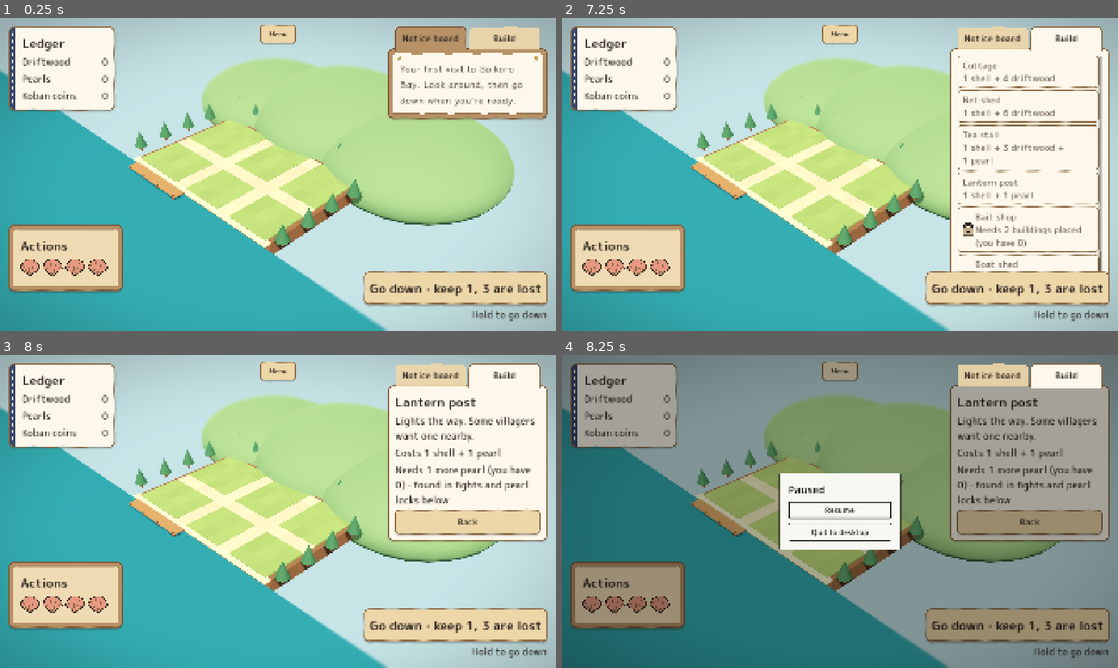
Above: before the commit, frames 1-4 (two rows, left to right).
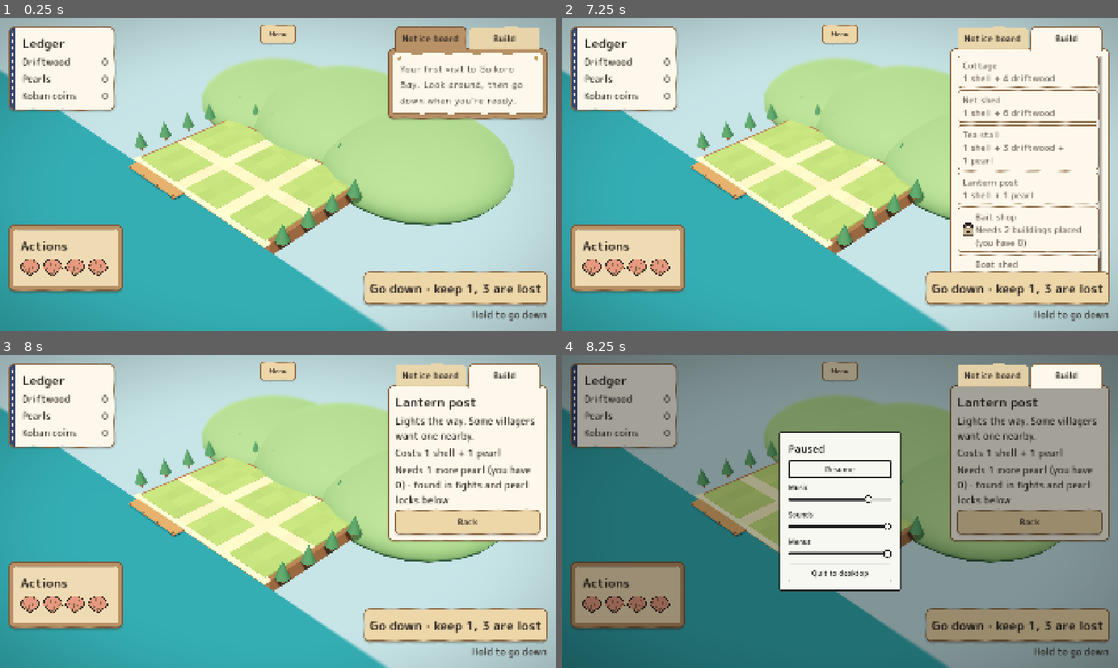
Above: after the commit, the same moments.

Repository: vantaloomin/saikoro-bay
Game: Godot game, scene res://game/boot/boot.tscn
Same seed, same stepped clock (60 frames per second), same inputs: the game is played once before the commit and once after it. Sound files missing from this copy of the repository are replaced by a short silence.
Inputs:
- Up to frame 1 (0.25 s): no input
- Up to frame 2 (7.25 s): click "Notice board" at 0.5 s; click "Build" at 1.25 s; click "Go down · keep 1, 3 are lost" at 2 s; click "Go down · keep 1, 3 are lost" at 2.75 s; click "Cottage 1 shell + 4 driftwood" at 3.5 s; click "Net shed 1 shell + 6 driftwood" at 4.25 s; click "Back" at 5 s; click "Tea stall 1 shell + 3 driftwo…" at 5.75 s; click "Back" at 6.5 s
- Up to frame 3 (8 s): click "Lantern post 1 shell + 1 pearl" at 7.25 s
- Up to frame 4 (8.25 s): click "Menu" at 8 s

Frames 1-3 are identical in both runs. In frame 4, 7.2% of the frame differs, in the area x 38-62%, y 24-76%.

Commit message:
Music, Sounds and Menus volumes; music always fades in (Mara's #45 review)
A bus layout with Music, SFX and UI. The town loop, the town cues, the
hold tone and the delve's dice sounds each play on their bus, and the
pause menu has a slider for each, saved in Settings. The loop always
fades in, since a fade isn't motion. The Notice board tab rustles too.

Diff:
--- /dev/null
+++ b/default_bus_layout.tres
@@ -0,0 +1,21 @@
+[gd_resource type="AudioBusLayout" format=3]
+
+[resource]
+bus/1/name = &"Music"
+bus/1/solo = false
+bus/1/mute = false
+bus/1/bypass_fx = false
+bus/1/volume_db = 0.0
+bus/1/send = &"Master"
+bus/2/name = &"SFX"
+bus/2/solo = false
+bus/2/mute = false
+bus/2/bypass_fx = false
+bus/2/volume_db = 0.0
+bus/2/send = &"Master"
+bus/3/name = &"UI"
+bus/3/solo = false
+bus/3/mute = false
+bus/3/bypass_fx = false
+bus/3/volume_db = 0.0
+bus/3/send = &"Master"
--- a/game/autoload/settings.gd
+++ b/game/autoload/settings.gd
@@ -1,6 +1,7 @@
 extends Node
 ## Player settings that aren't part of a campaign save: content level, age
-## confirmation and reduce motion. Stored in user://settings.cfg.
+## confirmation, reduce motion and the three volumes. Stored in
+## user://settings.cfg.
 ##
 ## Autoload "Settings". Adult content stays off until the player confirms
 ## their age (AC-1, in M5) and picks a level. A build exported with the
@@ -11,12 +12,17 @@
 
 const PATH: String = "user://settings.cfg"
 const SFW_FEATURE: String = "sfw"
+## The audio buses (default_bus_layout.tres) the player can turn down,
+## each from 0 (silent) to 1 (full).
+const BUSES: Array[String] = ["Music", "SFX", "UI"]
+const DEFAULT_VOLUMES: Dictionary[String, float] = {"Music": 0.8, "SFX": 1.0, "UI": 1.0}
 
 var age_confirmed: bool = false
 var content_level: ContentLevel.Level = ContentLevel.Level.SFW
 var reduce_motion: bool = false
 ## The town's "Go down" hint fades for good after the first real hold.
 var go_down_learned: bool = false
+var volumes: Dictionary[String, float] = DEFAULT_VOLUMES.duplicate()
 
 
 func _ready() -> void:
@@ -53,6 +59,26 @@
 	save_settings()
 
 
+func set_volume(bus: String, volume: float) -> void:
+	if not BUSES.has(bus):
+		push_error("Settings: unknown bus \"%s\"" % bus)
+		return
+	volumes[bus] = clampf(volume, 0.0, 1.0)
+	apply_volumes()
+	save_settings()
+
+
+## Sets each bus's level from `volumes`; 0 mutes it.
+func apply_volumes() -> void:
+	for bus: String in BUSES:
+		var index: int = AudioServer.get_bus_index(bus)
+		if index < 0:
+			continue
+		var volume: float = volumes.get(bus, 1.0)
+		AudioServer.set_bus_mute(index, volume <= 0.0)
+		AudioServer.set_bus_volume_db(index, linear_to_db(maxf(volume, 0.0001)))
+
+
 func set_go_down_learned() -> void:
 	if go_down_learned:
 		return
@@ -67,7 +93,11 @@
 		content_level = ContentLevel.from_value(config.get_value("content", "level", 0))
 		reduce_motion = config.get_value("accessibility", "reduce_motion", false) == true
 		go_down_learned = config.get_value("tutorial", "go_down_learned", false) == true
+		for bus: String in BUSES:
+			var value: Variant = config.get_value("audio", bus.to_lower(), DEFAULT_VOLUMES[bus])
+			volumes[bus] = clampf(float(value), 0.0, 1.0) if (value is float or value is int) else DEFAULT_VOLUMES[bus]
 	SceneFlow.reduce_motion = reduce_motion
+	apply_volumes()
 	changed.emit()
 
 
@@ -77,6 +107,8 @@
 	config.set_value("content", "level", int(content_level))
 	config.set_value("accessibility", "reduce_motion", reduce_motion)
 	config.set_value("tutorial", "go_down_learned", go_down_learned)
+	for bus: String in BUSES:
+		config.set_value("audio", bus.to_lower(), volumes[bus])
 	var error: Error = config.save(path)
 	changed.emit()
 	return error
--- a/game/delve/board/board_sounds.gd
+++ b/game/delve/board/board_sounds.gd
@@ -27,6 +27,7 @@
 	for i: int in 4:
 		var player: AudioStreamPlayer = AudioStreamPlayer.new()
 		player.volume_db = -8.0
+		player.bus = &"SFX"
 		add_child(player)
 		_players.append(player)
 
--- a/game/menu/pause_menu.gd
+++ b/game/menu/pause_menu.gd
@@ -2,13 +2,15 @@
 extends Control
 ## The pause menu (Start or Esc). It uses the neutral third skin from the
 ## two-halves spec, plain ink on off-white, so it belongs to neither half.
-## For now it holds Resume and Quit; settings join it later. Quit lives here,
+## It holds Resume, the three volumes (Music, Sounds, Menus) and Quit;
+## more settings join it later. Quit lives here,
 ## away from the town's only hold-to-commit button (Mara's #41 review).
 
 signal closed
 
 const PAPER: Color = Color(0.97, 0.97, 0.95)
 const INK: Color = Color(0.12, 0.12, 0.12)
+const VOLUME_NAMES: Dictionary[String, String] = {"Music": "Music", "SFX": "Sounds", "UI": "Menus"}
 
 var _resume: Button
 static var _neutral: Theme
@@ -58,6 +60,8 @@
 	_resume = _button("Resume")
 	_resume.pressed.connect(close)
 	stack.add_child(_resume)
+	for bus: String in Settings.BUSES:
+		stack.add_child(_volume_row(bus))
 	var quit: Button = _button("Quit to desktop")
 	quit.name = "Quit"
 	quit.pressed.connect(func() -> void: get_tree().quit())
@@ -83,6 +87,59 @@
 		open()
 
 
+## A volume: its name over a slider, saved as it moves.
+func _volume_row(bus: String) -> Control:
+	var row: VBoxContainer = VBoxContainer.new()
+	row.name = bus + "Volume"
+	var label: Label = Label.new()
+	label.text = VOLUME_NAMES[bus]
+	label.add_theme_font_size_override("font_size", 24)
+	label.add_theme_color_override("font_color", INK)
+	row.add_child(label)
+	var slider: HSlider = HSlider.new()
+	slider.name = "Slider"
+	slider.min_value = 0.0
+	slider.max_value = 1.0
+	slider.step = 0.05
+	slider.value = Settings.volumes.get(bus, 1.0)
+	slider.custom_minimum_size = Vector2(0, 40)
+	_style_slider(slider)
+	slider.value_changed.connect(func(value: float) -> void: Settings.set_volume(bus, value))
+	row.add_child(slider)
+	return row
+
+
+## Plain ink on off-white like the buttons: a grey track, the level filled
+## in ink, a round grabber, and a frame when focused.
+func _style_slider(slider: HSlider) -> void:
+	var track: StyleBoxFlat = StyleBoxFlat.new()
+	track.bg_color = Color(0.82, 0.82, 0.8)
+	track.set_corner_radius_all(5)
+	track.content_margin_top = 5
+	track.content_margin_bottom = 5
+	slider.add_theme_stylebox_override("slider", track)
+	var level: StyleBoxFlat = track.duplicate() as StyleBoxFlat
+	level.bg_color = INK
+	slider.add_theme_stylebox_override("grabber_area", level)
+	slider.add_theme_stylebox_override("grabber_area_highlight", level)
+	var focus: StyleBoxFlat = StyleBoxFlat.new()
+	focus.draw_center = false
+	focus.border_color = INK
+	focus.set_border_width_all(3)
+	focus.set_corner_radius_all(4)
+	focus.set_expand_margin_all(6)
+	slider.add_theme_stylebox_override("focus", focus)
+	var knob: Image = Image.create(28, 28, false, Image.FORMAT_RGBA8)
+	for y: int in 28:
+		for x: int in 28:
+			var d: float = Vector2(x + 0.5 - 14.0, y + 0.5 - 14.0).length()
+			if d <= 13.5:
+				knob.set_pixel(x, y, INK if d > 10.0 else PAPER)
+	var texture: ImageTexture = ImageTexture.create_from_image(knob)
+	for icon: String in ["grabber", "grabber_highlight"]:
+		slider.add_theme_icon_override(icon, texture)
+
+
 func _button(text: String) -> Button:
 	var button: Button = Button.new()
 	button.text = text
--- a/game/town/hold_button.gd
+++ b/game/town/hold_button.gd
@@ -30,6 +30,7 @@
 	button_up.connect(stop_hold)
 	_tone = AudioStreamPlayer.new()
 	_tone.stream = TownSounds.stream(TownSounds.HOLD)
+	_tone.bus = &"UI"
 	add_child(_tone)
 	set_process(false)
 
--- a/game/town/town.gd
+++ b/game/town/town.gd
@@ -220,6 +220,8 @@
 
 
 func show_tab(tab: String) -> void:
+	if tab == TAB_NOTICE and current_tab() != TAB_NOTICE:
+		sounds.play("paper")
 	if tab == TAB_BUILD:
 		if current_tab() != TAB_BUILD or sheet.get("kind", "") != "list":
 			open_build_list()
@@ -301,11 +303,12 @@
 	music.name = "Music"
 	# Loops by its import settings; tools/make_town_loop.py makes it seamless.
 	music.stream = load(MUSIC_PATH) as AudioStreamOggVorbis
-	music.volume_db = MUSIC_DB if Settings.reduce_motion else -60.0
+	music.bus = &"Music"
+	# Always faded in: a fade isn't motion (Mara's #45 review).
+	music.volume_db = -60.0
 	add_child(music)
 	music.play()
-	if not Settings.reduce_motion:
-		create_tween().tween_property(music, "volume_db", MUSIC_DB, MUSIC_FADE_SECONDS)
+	create_tween().tween_property(music, "volume_db", MUSIC_DB, MUSIC_FADE_SECONDS)
 
 
 func _fade_music() -> void:
--- a/game/town/town_sounds.gd
+++ b/game/town/town_sounds.gd
@@ -18,6 +18,9 @@
 const RATE: int = 22050
 const CUES: Array[String] = ["stamp", "refuse", "paper", "lift", "set_down", "chimes"]
 const HOLD: String = "hold"
+## Which bus each cue plays on: the HUD's own sounds are UI, the town's are
+## SFX (Mara's #45 review: each can be turned down in the pause menu).
+const UI_CUES: Array[String] = ["stamp", "refuse", "paper"]
 
 ## Cue name -> AudioStreamWAV. Built once, shared by every town screen.
 static var _streams: Dictionary[String, AudioStreamWAV] = {}
@@ -32,6 +35,7 @@
 	for i: int in 4:
 		var player: AudioStreamPlayer = AudioStreamPlayer.new()
 		player.volume_db = -10.0
+		player.bus = &"SFX"
 		add_child(player)
 		_players.append(player)
 
@@ -47,6 +51,7 @@
 		return
 	var player: AudioStreamPlayer = _players[_next]
 	_next = (_next + 1) % _players.size()
+	player.bus = &"UI" if UI_CUES.has(cue) else &"SFX"
 	player.stream = stream(cue)
 	player.play()
 
--- a/tests/integration/test_town_screen.gd
+++ b/tests/integration/test_town_screen.gd
@@ -440,3 +440,14 @@
 	assert_lt(hold.tone_level(), rising, "letting go early falls away with the fill")
 	hold.advance(HoldButton.DRAIN_SECONDS)
 	assert_eq(hold.tone_level(), 0.0, "and stops, never plays out")
+
+
+func test_music_and_sounds_each_have_their_own_volume() -> void:
+	var town: TownScreen = _open()
+	assert_eq(town.music.bus, &"Music")
+	assert_eq(town.sounds.get_child(0).get("bus"), &"SFX")
+	town.open_build_list()
+	assert_eq(town.sounds._players[0].bus, &"UI", "the list's rustle is a menu sound")
+	for bus: String in Settings.BUSES:
+		assert_gt(AudioServer.get_bus_index(bus), 0, "the %s bus exists" % bus)
+		assert_not_null(town.get_node("%PauseMenu").find_child(bus + "Volume", true, false), "the pause menu has a %s slider" % bus)
--- /dev/null
+++ b/tests/unit/test_volume_settings.gd
@@ -0,0 +1,47 @@
+extends GutTest
+## The three volumes (Mara's #45 review): each bus can be turned down or
+## muted from the pause menu, and the levels survive a restart.
+
+const PATH: String = "user://test_volume_settings.cfg"
+
+var _saved: Dictionary[String, float]
+
+
+func before_each() -> void:
+	_saved = Settings.volumes.duplicate()
+
+
+func after_each() -> void:
+	Settings.volumes = _saved
+	Settings.apply_volumes()
+	DirAccess.remove_absolute(ProjectSettings.globalize_path(PATH))
+
+
+func test_a_volume_sets_its_bus() -> void:
+	Settings.volumes["Music"] = 0.5
+	Settings.apply_volumes()
+	var music: int = AudioServer.get_bus_index("Music")
+	assert_almost_eq(AudioServer.get_bus_volume_db(music), linear_to_db(0.5), 0.01)
+	assert_false(AudioServer.is_bus_mute(music))
+	Settings.volumes["Music"] = 0.0
+	Settings.apply_volumes()
+	assert_true(AudioServer.is_bus_mute(music), "all the way down is silent")
+
+
+func test_volumes_survive_a_restart() -> void:
+	Settings.volumes = {"Music": 0.25, "SFX": 0.6, "UI": 1.0}
+	Settings.save_settings(PATH)
+	Settings.volumes = Settings.DEFAULT_VOLUMES.duplicate()
+	Settings.load_settings(PATH)
+	assert_eq(Settings.volumes["Music"], 0.25)
+	assert_eq(Settings.volumes["SFX"], 0.6)
+
+
+func test_a_bad_volume_in_the_file_falls_back() -> void:
+	var config: ConfigFile = ConfigFile.new()
+	config.set_value("audio", "music", "loud")
+	config.set_value("audio", "sfx", 7.0)
+	config.save(PATH)
+	Settings.load_settings(PATH)
+	assert_eq(Settings.volumes["Music"], Settings.DEFAULT_VOLUMES["Music"])
+	assert_eq(Settings.volumes["SFX"], 1.0, "clamped to full")
Not shown, added: tests/unit/test_volume_settings.gd.uid
